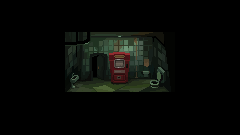
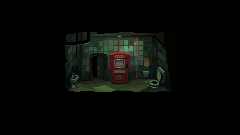
Comparing the layer stacks of the two w=240, h=135 images. Changes:
painted on "Layer 2" over bbox(65, 32, 167, 92)
